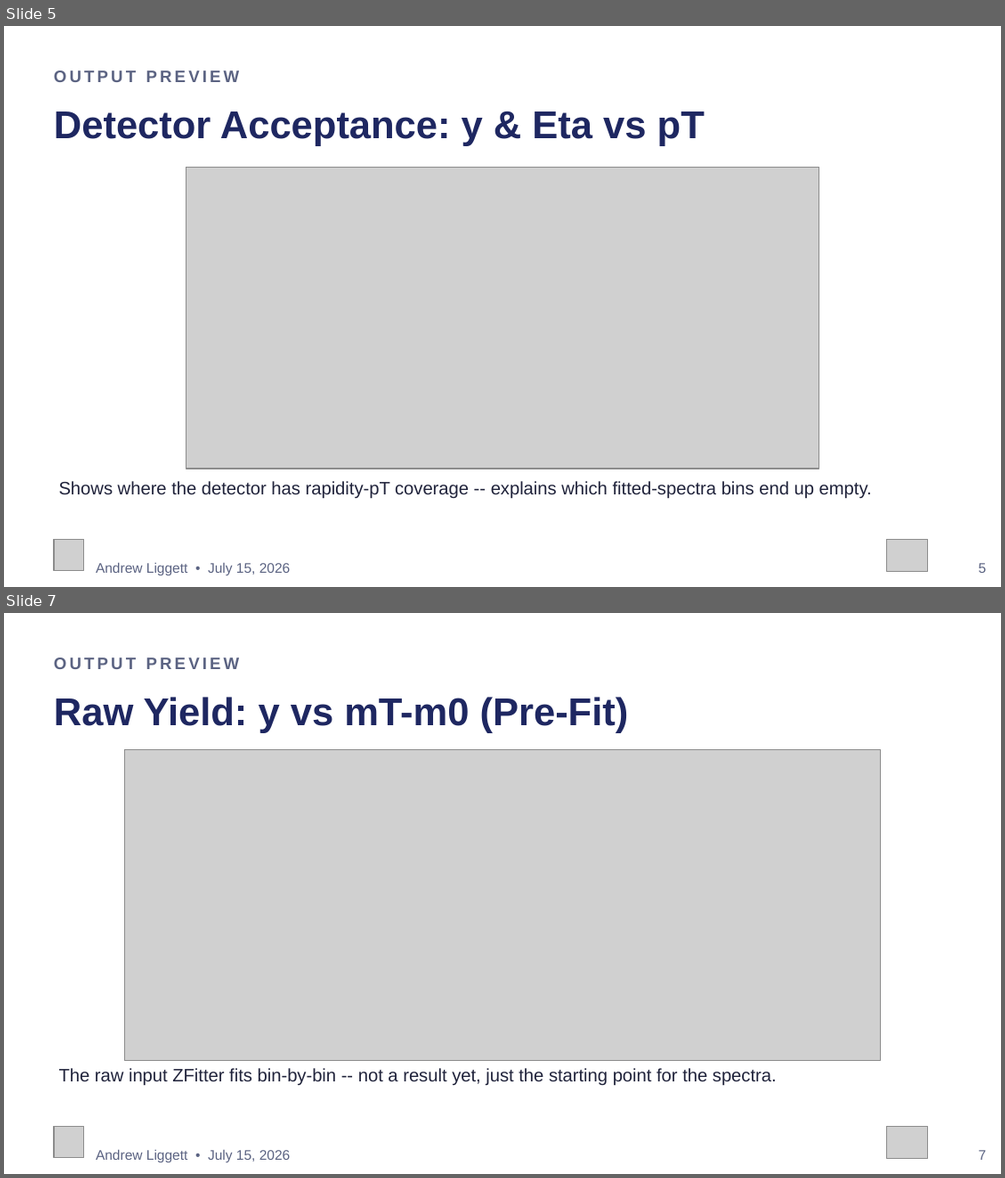
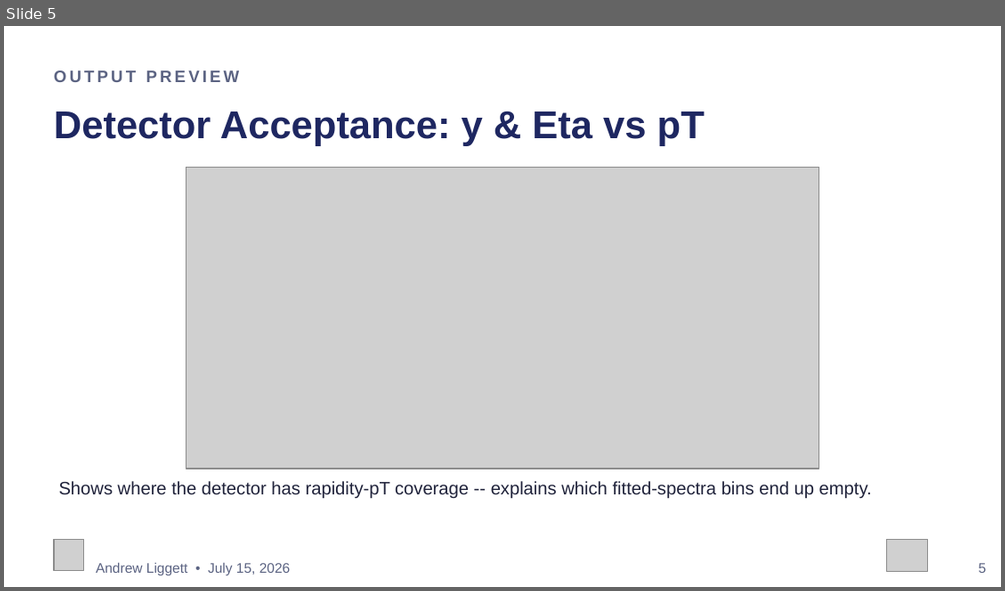
Before and after one commit to liggett2820/lightflavorspectra_OO200, a slide deck: docs/OO200_Spectra_Status_Update.pptx. Shown one above the other, each under a label of ours: slides 5 and 7 before the commit, slide 5 after it; the slides between them are not shown. The pictures are 1005x1178 and 1005x591 pixels, drawn with LibreOffice and Linux fonts; fonts in the diff are those of the drawing; grey boxes stand for pictures. Boxes give left, top, right and bottom in pixels: in the first picture for what was removed or moved away, otherwise in the second. Text is boxed around its words. In the diff, an @@ line names an element or a change of style, - is before the commit and + after.

Commit message:
Replace last 2 slides (CalibrationQA, RawYield) with a single Next Steps slide: finalize cuts, begin ZFitter fits

```diff
--- a/docs/OO200_Spectra_Status_Update.pptx
+++ b/docs/OO200_Spectra_Status_Update.pptx
@@ slide 7 removed at [4,613,1001,1174], background #FFFFFF @@
@@ text removed at [54,657,240,669] @@
-OUTPUT PREVIEW
@@ text removed at [54,697,629,733] @@
-Raw Yield: y vs mT-m0 (Pre-Fit)
@@ picture removed at [125,749,880,1061] @@
@@ text removed at [59,1068,777,1086] @@
-The raw input ZFitter fits bin-by-bin -- not a result yet, just the starting point for the spectra.
@@ picture removed at [54,1127,84,1158] @@
@@ picture removed at [886,1127,927,1159] @@
@@ text removed at [96,1149,291,1162] @@
-Andrew Liggett • July 15, 2026
@@ text removed at [979,1150,987,1159] @@
-7
```
Also in this commit, not shown: 1 slide added, 1 other slide removed.
